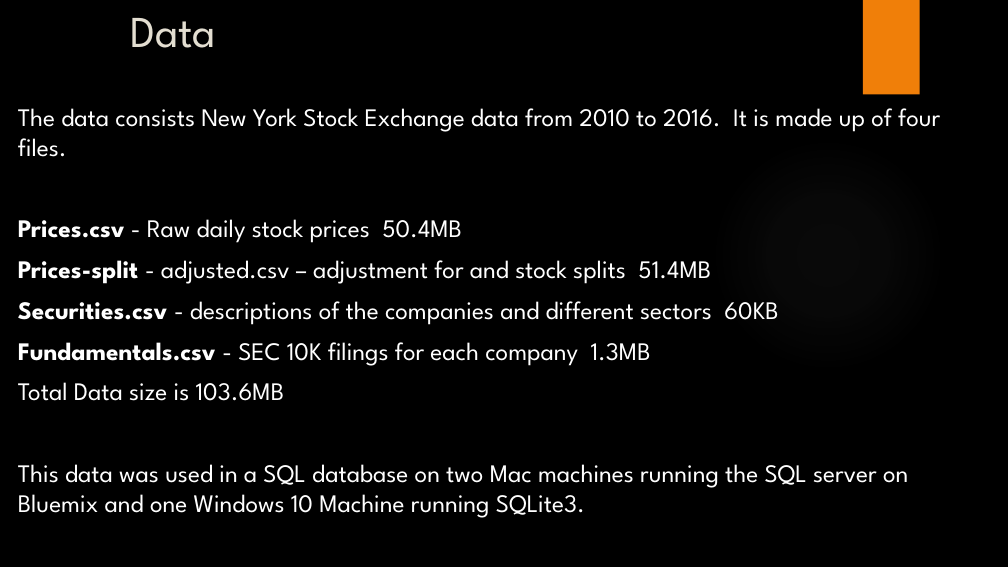
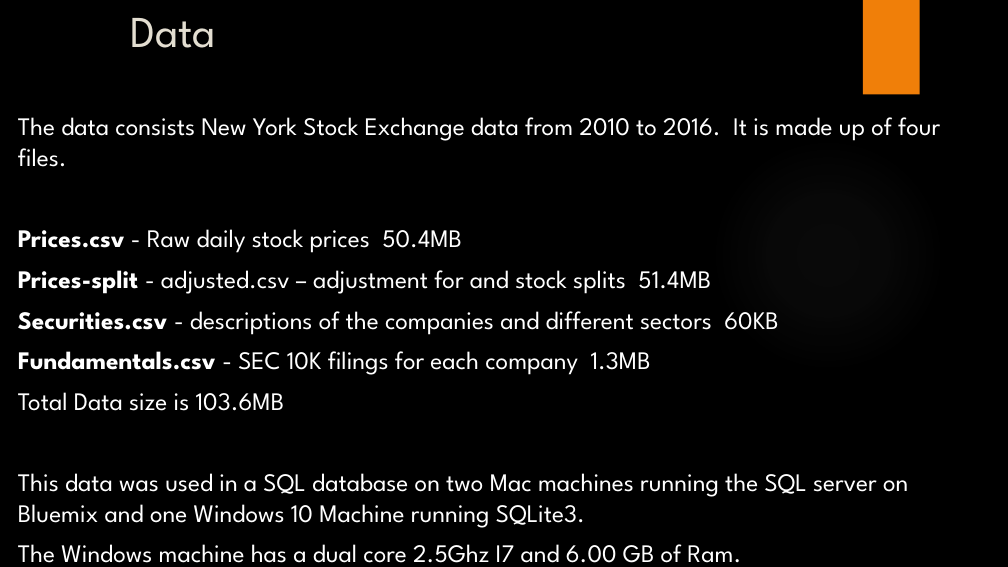
Before and after one commit to DSSMU/MSDS7330_Project, a slide deck: slide 3 of NYSE Analysis With MySQL.pptx. Drawn at 1008x567 pixels with LibreOffice and Linux fonts; fonts in the diff are those of the drawing; background and template pictures are left out. Boxes give left, top, right and bottom in pixels: in the first picture for what was removed or moved away, otherwise in the second. Text is boxed around its words. In the diff, an @@ line names an element or a change of style, - is before the commit and + after.

```diff
--- a/NYSE Analysis With MySQL.pptx
+++ b/NYSE Analysis With MySQL.pptx
@@ text "The data consists New York ...": place and size @@
-text "The data consists New York ..." at box(18, 108, 940, 518)
+text "The data consists New York ..." at box(18, 117, 940, 563)
@@ text at box(18, 544, 741, 563): paragraph added @@
+The Windows machine has a dual core 2.5Ghz I7 and 6.00 GB of Ram.
```
Also in this commit, not shown: 1 other slide changed.
